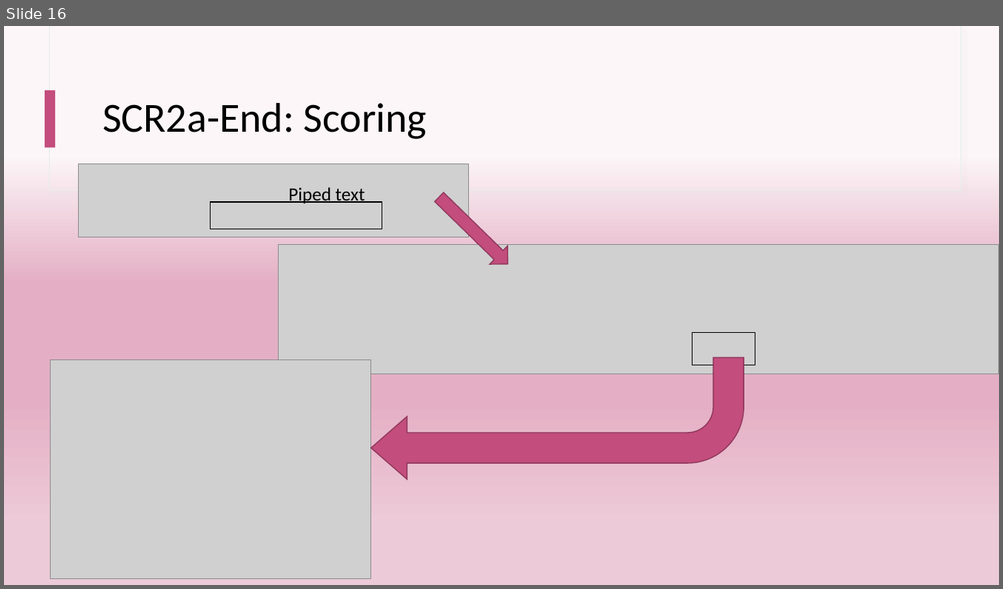
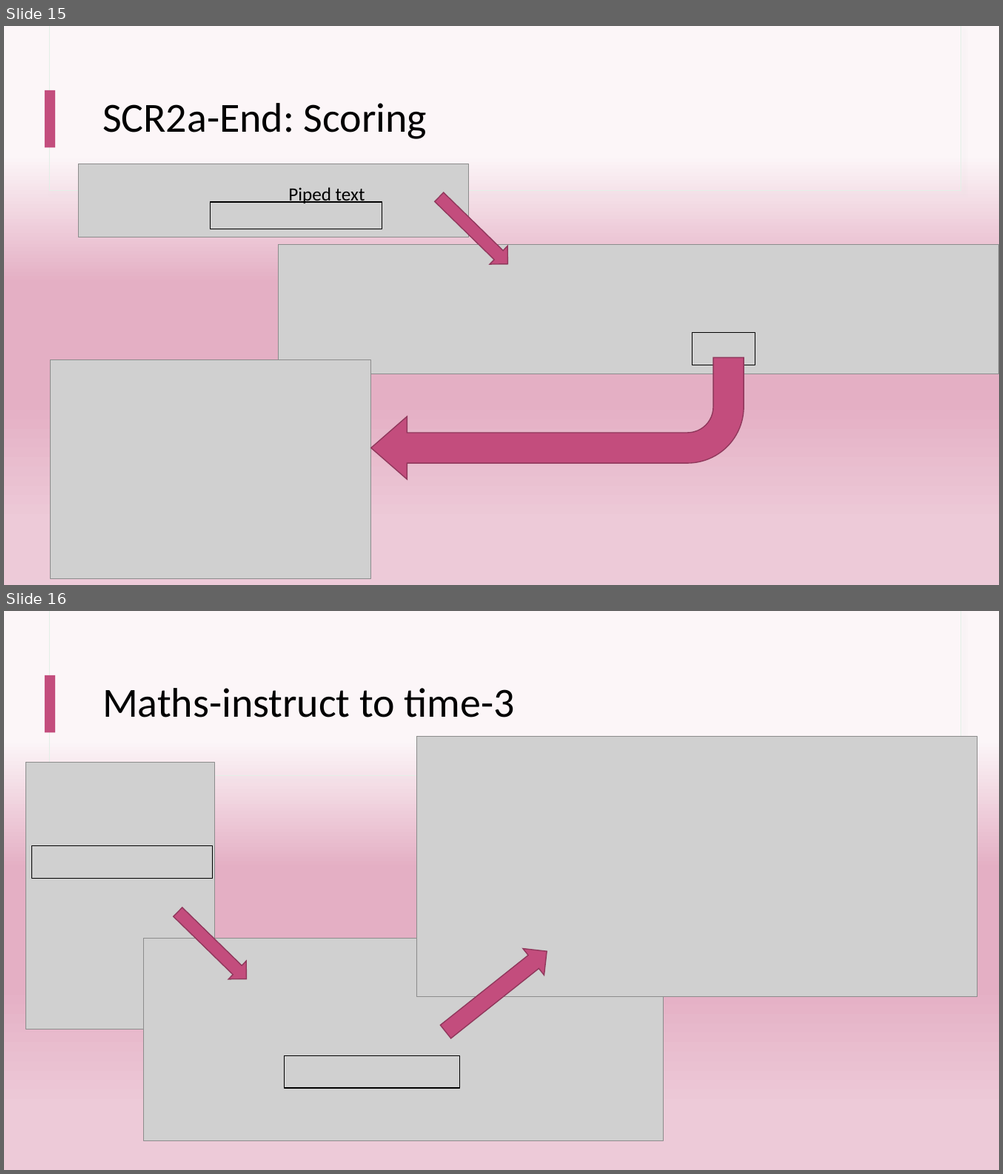
Before and after one commit to kayaulai/qualtrics-experiment-tutorial, a slide deck: slides.pptx. Shown one above the other, each under a label of ours: slide 16 before the commit, slides 15 and 16 after it. The pictures are 1003x589 and 1003x1174 pixels, drawn with LibreOffice and Linux fonts; fonts in the diff are those of the drawing; grey boxes stand for pictures. Boxes give left, top, right and bottom in pixels: in the first picture for what was removed or moved away, otherwise in the second. Text is boxed around its words. In the diff, an @@ line names an element or a change of style, - is before the commit and + after.

```diff
--- a/slides.pptx
+++ b/slides.pptx
@@ slide 16 added at box(4, 611, 999, 1170), background gradient #FCF6F8 to #E4AFC4 to #EDCAD8; not listed: 3 template elements that a slide beside it also shows @@
@@ title added at box(102, 688, 515, 718), 40 pt, text #000000 @@
+Maths-instruct to time-3
@@ picture added at box(417, 736, 977, 997) @@
@@ picture added at box(25, 763, 214, 1030) @@
@@ rectangle added at box(31, 846, 211, 878), outline #000000 0.75 pt @@
@@ right arrow added at box(169, 903, 256, 988), fill #C34D7D, outline #90395C 1 pt @@
@@ picture added at box(144, 939, 663, 1142) @@
@@ right arrow added at box(435, 939, 558, 1046), fill #C34D7D, outline #90395C 1 pt @@
@@ rectangle added at box(284, 1056, 459, 1088), outline #000000 0.75 pt @@
@@ what was slide 16 is now slide 15 @@
```
Also in this commit, not shown: 12 other slides added, 1 slide removed.
